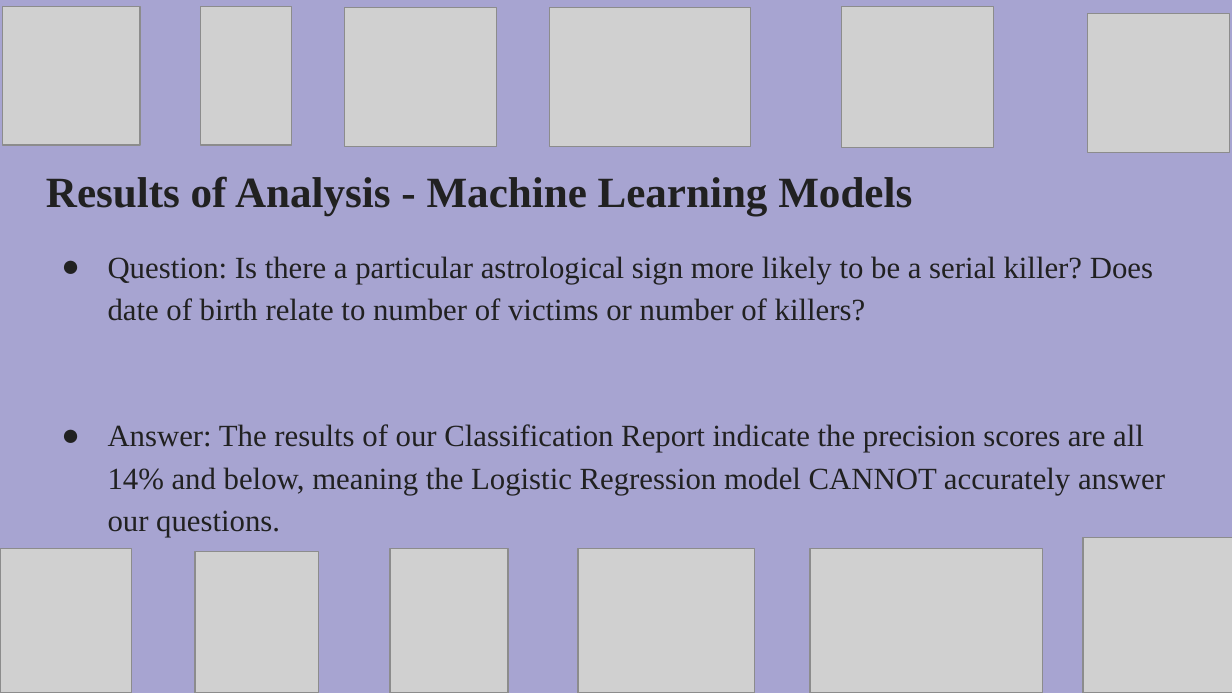
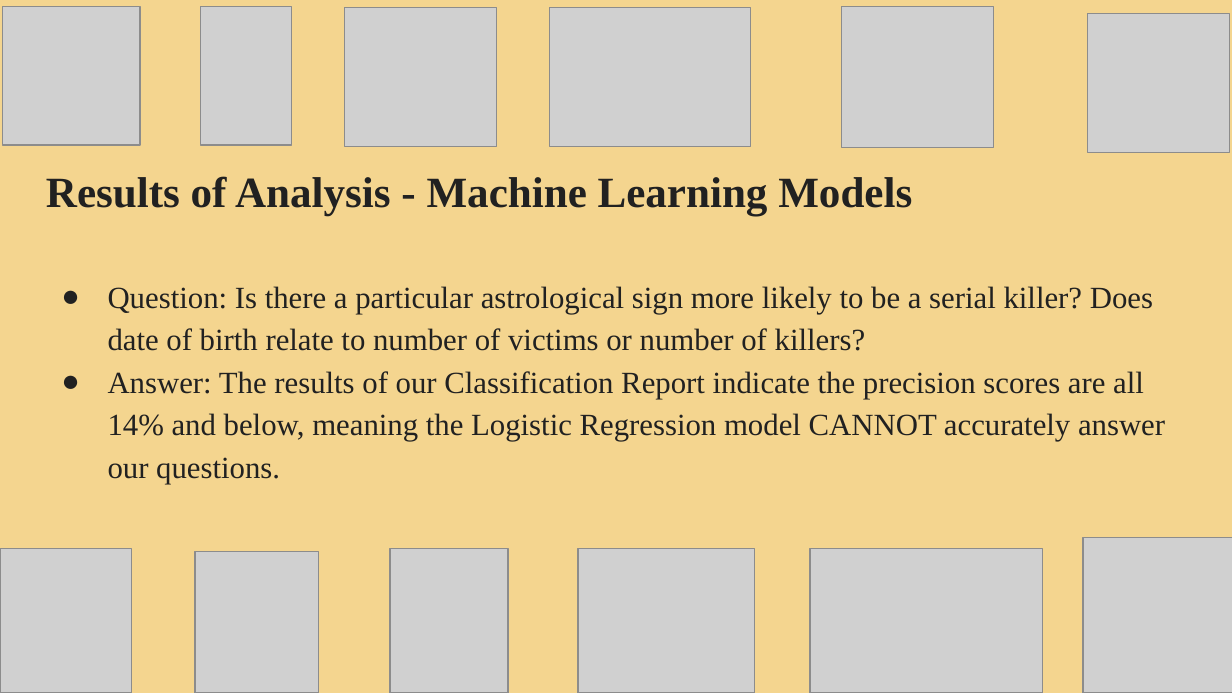
Before and after one commit to rulamia/Horrorscopes, a slide deck: slide 24 of HorrorscopesFinal.pptx (slide 23 before the commit). Drawn at 1232x693 pixels with LibreOffice and Linux fonts; fonts in the diff are those of the drawing; grey boxes stand for pictures. Boxes give left, top, right and bottom in pixels: in the first picture for what was removed or moved away, otherwise in the second. Text is boxed around its words. In the diff, an @@ line names an element or a change of style, - is before the commit and + after.

```diff
--- a/HorrorscopesFinal.pptx
+++ b/HorrorscopesFinal.pptx
@@ background #A7A4D1 to #F4D58F @@
@@ text "Question: Is there a particular ...": place and size @@
-text "Question: Is there a particular ..." at (108,256,1165,537)
+text "Question: Is there a particular ..." at (108,286,1165,484)
@@ text at (108,371,1165,484): less space between paragraphs @@
```
Also in this commit, not shown: 17 other slides changed, 1 slide added.
